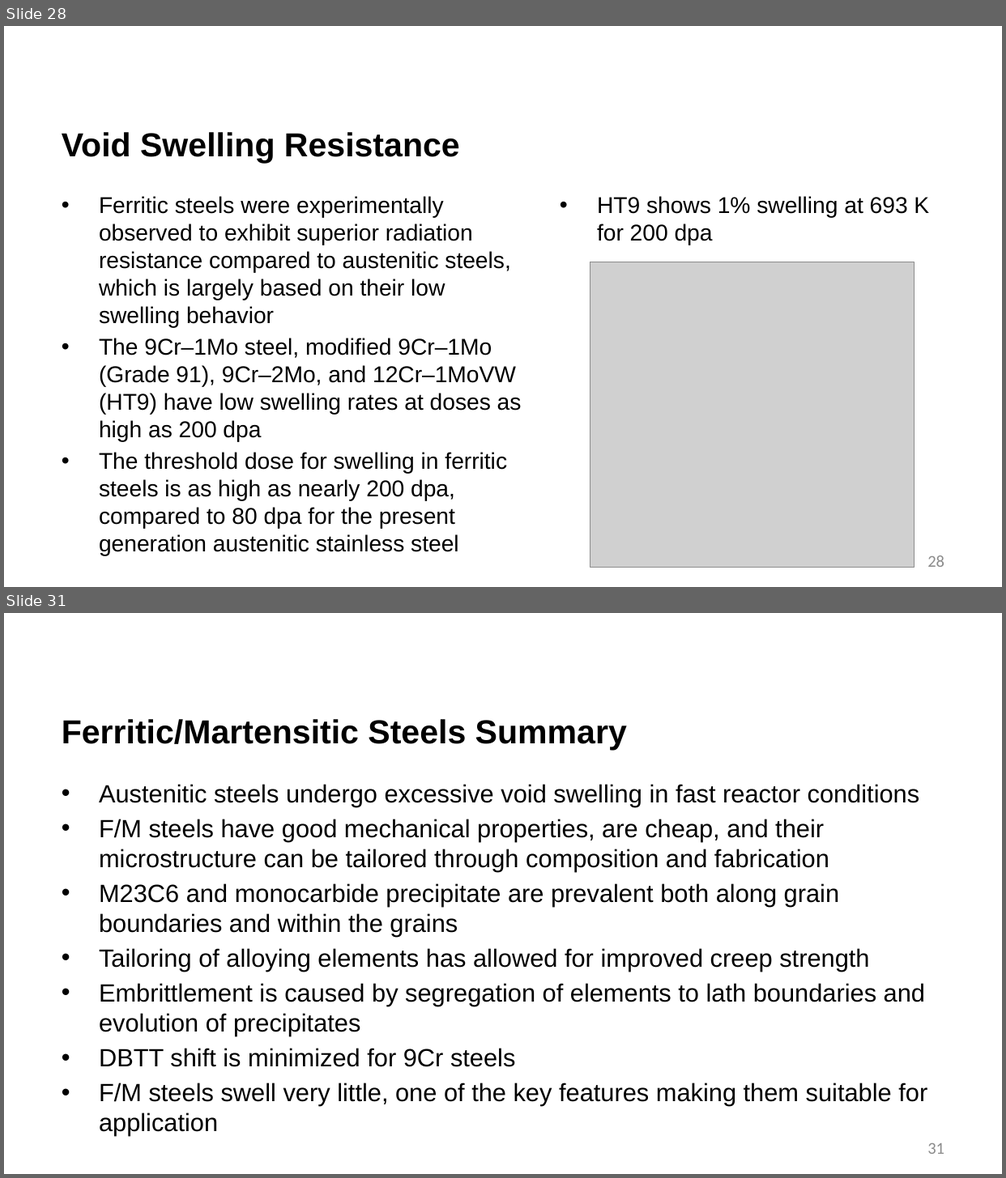
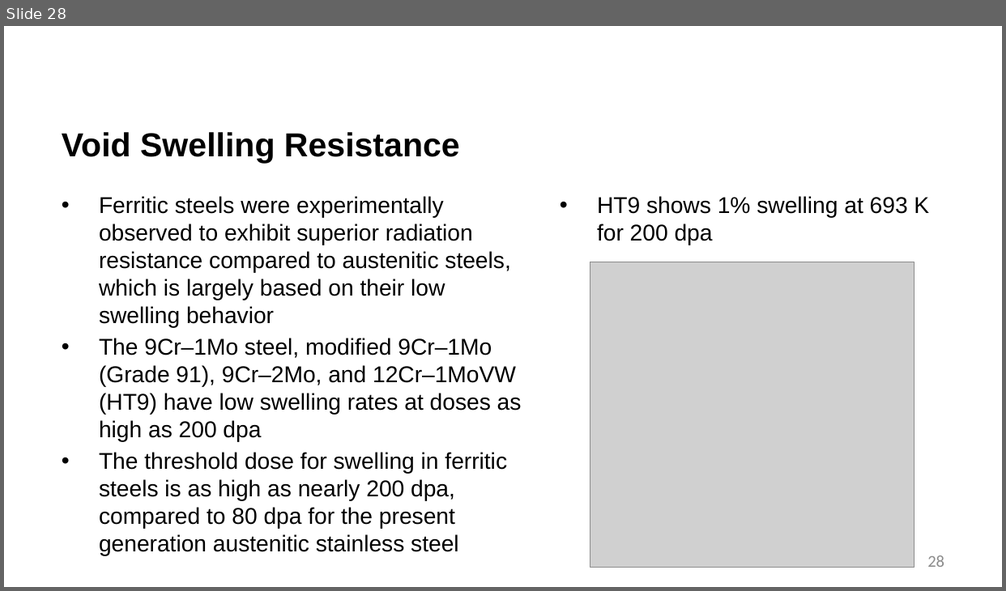
Before and after one commit to benbeeler/TEACHING, a slide deck: Advanced Reactor Materials/Fall2025/Lec18_AdvancedCladding.pptx. Shown one above the other, each under a label of ours: slides 28 and 31 before the commit, slide 28 after it; the slides between them are not shown. The pictures are 1006x1178 and 1006x591 pixels, drawn with LibreOffice and Linux fonts; fonts in the diff are those of the drawing; grey boxes stand for pictures; background and template pictures are left out. Boxes give left, top, right and bottom in pixels: in the first picture for what was removed or moved away, otherwise in the second. Text is boxed around its words. In the diff, an @@ line names an element or a change of style, - is before the commit and + after.

```diff
--- a/Advanced Reactor Materials/Fall2025/Lec18_AdvancedCladding.pptx
+++ b/Advanced Reactor Materials/Fall2025/Lec18_AdvancedCladding.pptx
@@ slide 31 removed at <box>4,613,1002,1174</box>, background #FFFFFF @@
@@ title removed at <box>62,719,627,750</box> @@
-Ferritic/Martensitic Steels Summary
@@ text removed at <box>99,784,927,1106</box> @@
-• Austenitic steels undergo excessive void swelling in fast reactor conditions
-• F/M steels have good mechanical properties, are cheap, and their microstructure can be tailored through composition and fabrication
-• M23C6 and monocarbide precipitate are prevalent both along grain boundaries and within the grains
-• Tailoring of alloying elements has allowed for improved creep strength
-• Embrittlement is caused by segregation of elements to lath boundaries and evolution of precipitates
-• DBTT shift is minimized for 9Cr steels
-• F/M steels swell very little, one of the key features making them suitable for application
@@ page number removed at <box>927,1144,944,1154</box> @@
-31
```
Also in this commit, not shown: 5 slides changed, 2 other slides removed, 12 other files.
